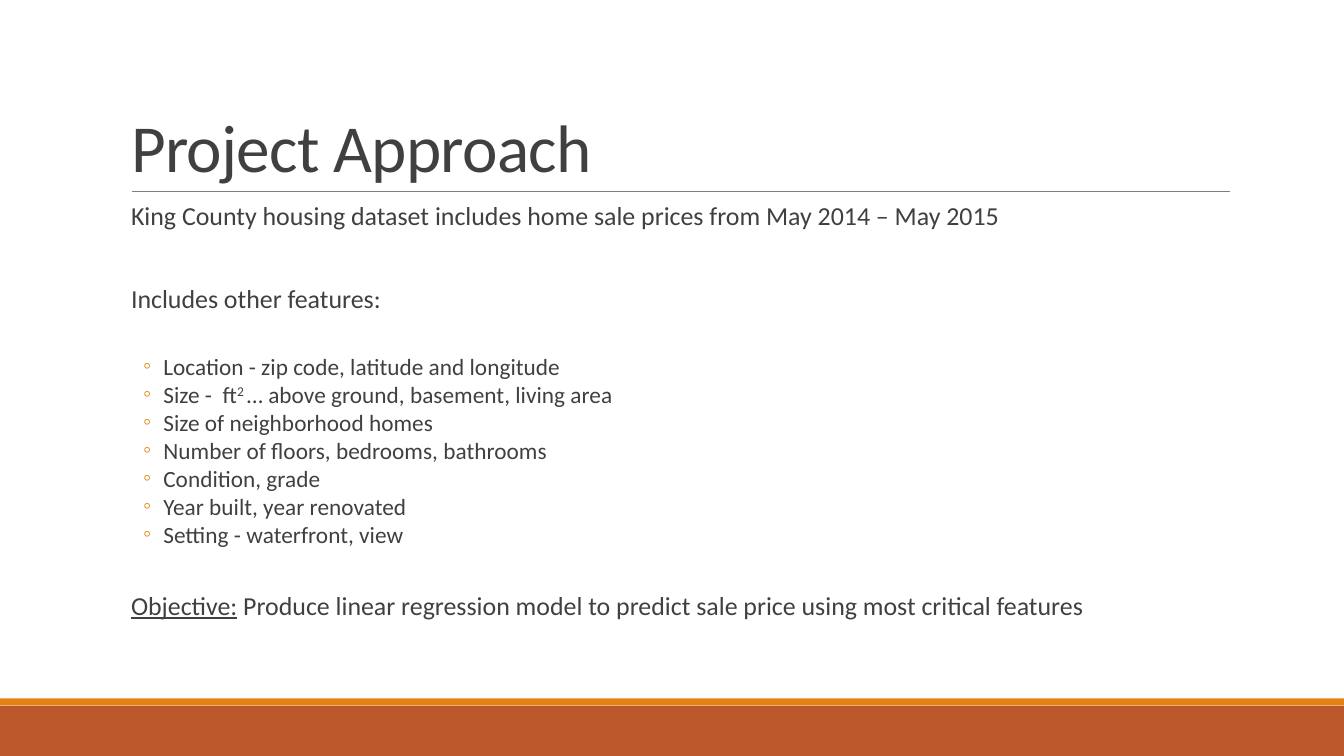
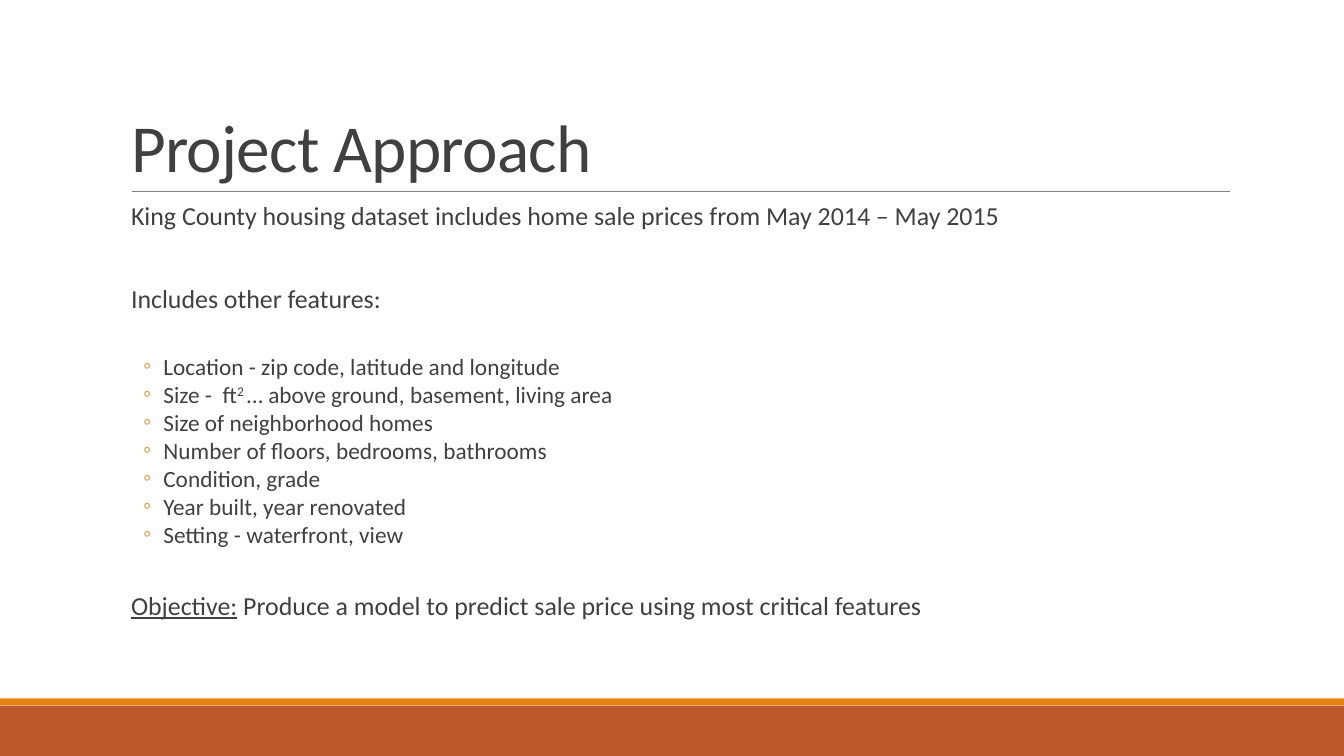
Before and after one commit to douglaspsteen/dsc-v2-mod1-final-project-online-ds-ft-100719, a slide deck: slide 2 of presentation.pptx. Drawn at 1344x756 pixels with LibreOffice and Linux fonts; fonts in the diff are those of the drawing. Boxes give left, top, right and bottom in pixels: in the first picture for what was removed or moved away, otherwise in the second. Text is boxed around its words. In the diff, an @@ line names an element or a change of style, - is before the commit and + after.

Commit message:
updated presentation

```diff
--- a/presentation.pptx
+++ b/presentation.pptx
@@ text at bbox=[131, 597, 921, 620]: text changed @@
-  Objective: Produce linear regression model to predict sale price using most critical features
+  Objective: Produce a model to predict sale price using most critical features
```
Also in this commit, not shown: 1 other slide changed, 1 slide removed, 2 other files.
